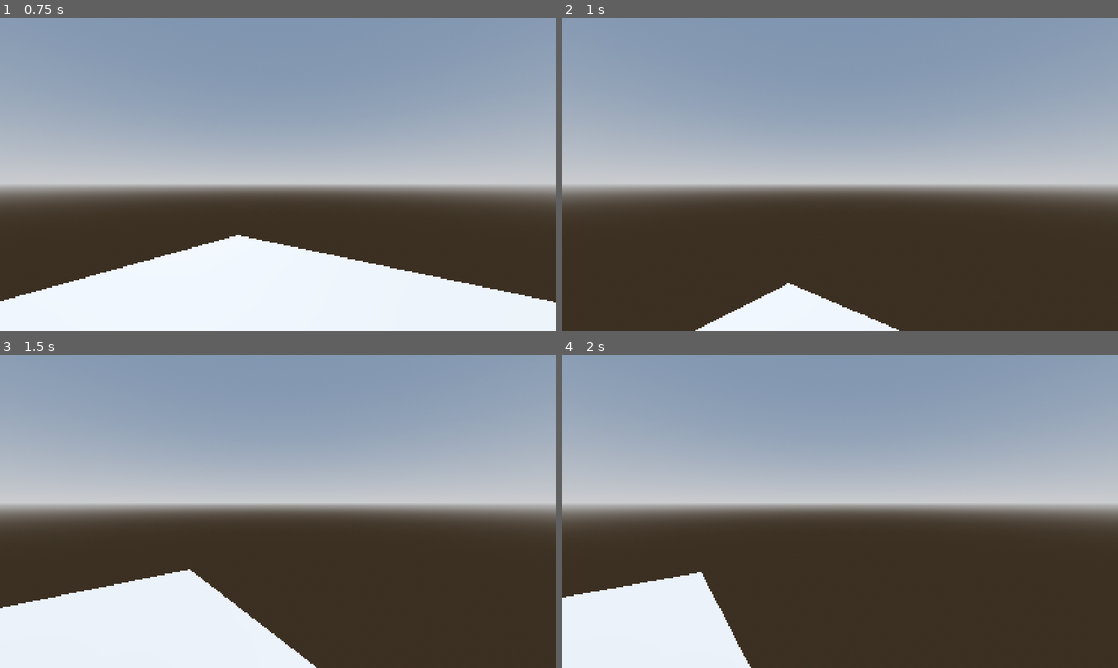
Above: before the commit, frames 1-4 (two rows, left to right).
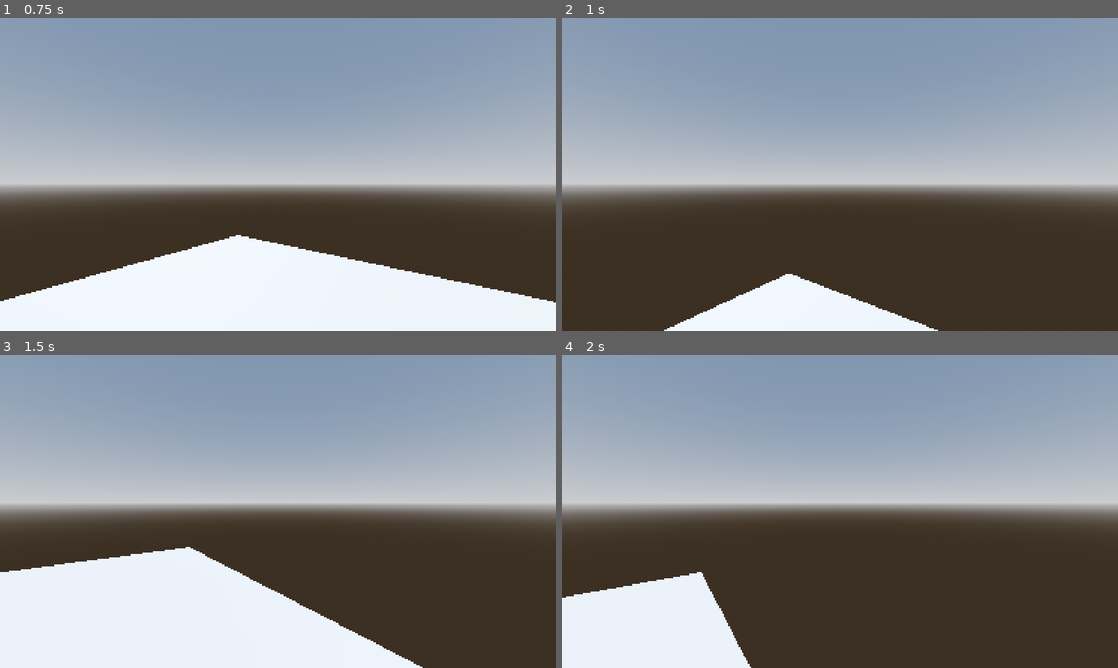
Above: after the commit, the same moments.

Repository: PixelSaver/WannaFall
Game: Godot game, scene res://Scenes/world.tscn
Same seed, same stepped clock (60 frames per second), same inputs: the game is played once before the commit and once after it.
Inputs (mouse positions are in pixels of both pictures, inside the frame that each line leads up to):
- Up to frame 1 (0.75 s): tap Enter at 0.5 s; move the mouse to (305, 174) at 0.52 s; press the mouse at (305, 174) at 0.53 s; hold W (up) from 0.53 s (still down)
- Up to frame 2 (1 s): keep holding W (up); tap Space (jump) at 0.77 s
- Up to frame 3 (1.5 s): keep holding W (up); move the mouse to (250, 511) at 1.27 s; release the mouse at (250, 511) at 1.28 s; click (250, 511) at 1.35 s
- Up to frame 4 (2 s): keep holding W (up); tap Space (jump) at 1.52 s

Frame 1 is identical in both runs. In frame 2, 1.8% of the frame differs, in the area x 18-68%, y 81-100%; in frame 3, 7.6%, in the area x 0-76%, y 61-100%; in frame 4, nothing differs.

Commit message:
added damping to the math

Diff:
--- a/Scenes/world.tscn
+++ b/Scenes/world.tscn
@@ -70,6 +70,7 @@
 
 [node name="Hold" parent="Node3D" instance=ExtResource("2_go701")]
 transform = Transform3D(1, 0, 0, 0, 1, 0, 0, 0, 1, 0, 3.495698, 4)
+collision_layer = 4
 
 [node name="MeshInstance3D" type="MeshInstance3D" parent="Node3D/Hold"]
 material_override = SubResource("StandardMaterial3D_go701")
--- a/Scripts/player.gd
+++ b/Scripts/player.gd
@@ -3,6 +3,7 @@
 
 const SPEED = 5.0
 const JUMP_VELOCITY = 4.5
+const GRAVITY = Vector3.DOWN * 20.
 @export var mouse_sensitivity : float = .01
 @onready var head: Node3D = $Head
 @onready var camera: Camera3D = $Head/Camera3D
@@ -16,7 +17,7 @@
 func _physics_process(delta: float) -> void:
 	# Add the gravity.
 	if not is_on_floor():
-		velocity += get_gravity() * delta
+		velocity += GRAVITY * delta
 
 	# Handle jump.
 	if Input.is_action_just_pressed("jump") and is_on_floor():
@@ -35,6 +36,7 @@
 
 	attract_to_holds(delta)
 
+
 	move_and_slide()
 
 	if ray.is_colliding() and ray.get_collider() is Hold:
@@ -50,15 +52,20 @@
 		rot_y = clamp(rot_y, -PI/2., PI/2.)
 		head.rotation.x = rot_y
 	elif Input.is_action_pressed("left_click") and hold_in_crosshair:
+		hold_in_crosshair.click_held = Hold.Click.LEFT
 		attracting_holds.append(hold_in_crosshair)
 	elif Input.is_action_just_released("left_click"):
+		print("released")
 		for hold in attracting_holds:
 			if hold.click_held == Hold.Click.LEFT:
 				attracting_holds.erase(hold)
 
+var spring_strength:float = 30
+var damping:float = 3
 func attract_to_holds(delta:float):
 	if attracting_holds.size() == 0: return
 	for hold in attracting_holds:
 		var vec_to = self.global_position.direction_to(hold.global_position)
 		var dist = self.global_position.distance_to(hold.global_position)
-		self.velocity += delta * vec_to * dist * 10
+		velocity += vec_to * dist * spring_strength * delta
+		velocity -= velocity * damping * delta
